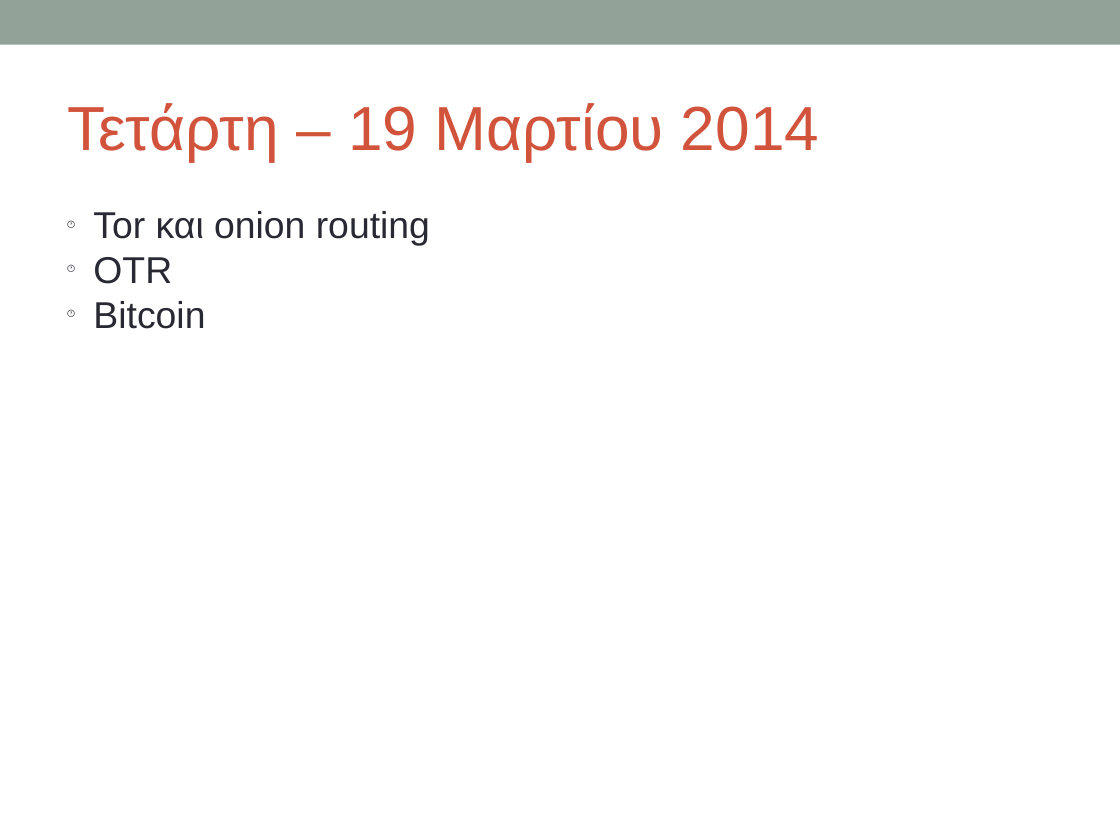
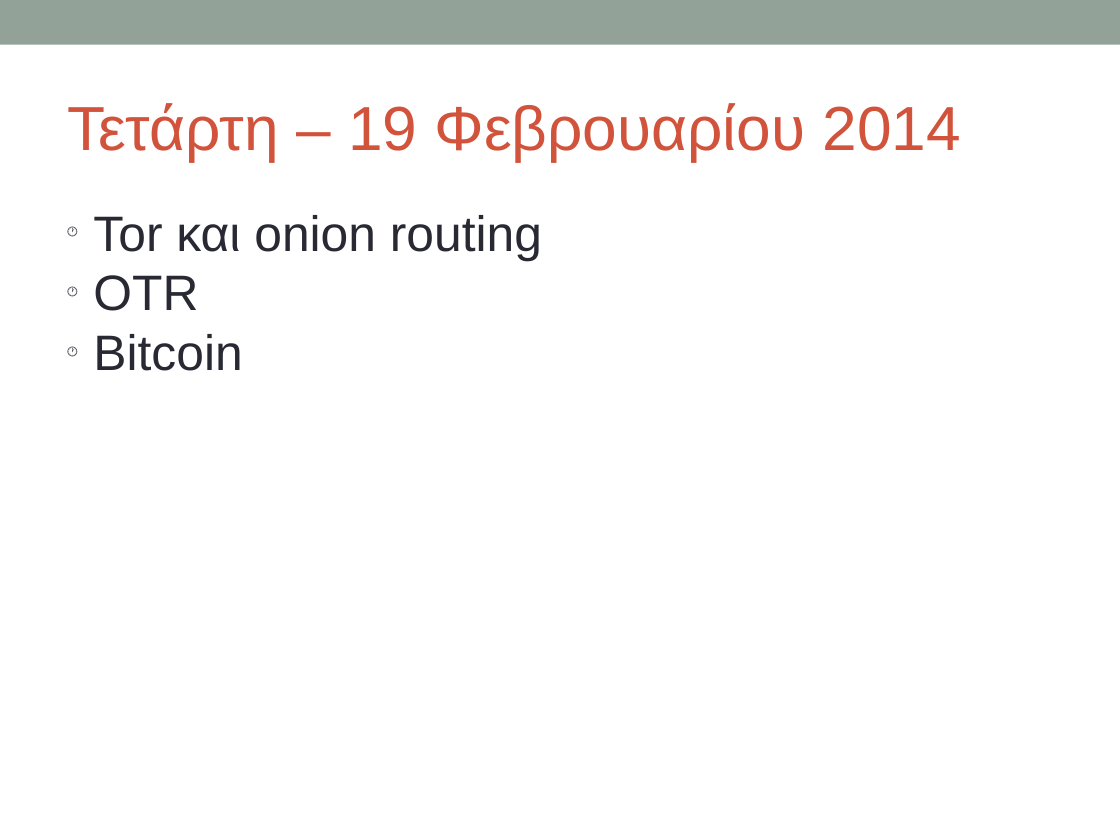
Before and after one commit to gtklocker/security-class, a slide deck: slide 7 of slides/00_administrativa.pptx. Drawn at 1120x840 pixels with LibreOffice and Linux fonts; fonts in the diff are those of the drawing. Boxes give left, top, right and bottom in pixels: in the first picture for what was removed or moved away, otherwise in the second. Text is boxed around its words. In the diff, an @@ line names an element or a change of style, - is before the commit and + after.

```diff
--- a/slides/00_administrativa.pptx
+++ b/slides/00_administrativa.pptx
@@ text at (x1=67, y1=103, x2=960, y2=162): text changed @@
-Τετάρτη – 19 Μαρτίου 2014
+Τετάρτη – 19 Φεβρουαρίου 2014
@@ text "Tor και onion routing" at (x1=93, y1=215, x2=542, y2=371): size 24 to 32 pt @@
```
Also in this commit, not shown: 8 other slides changed, 1 other file.
